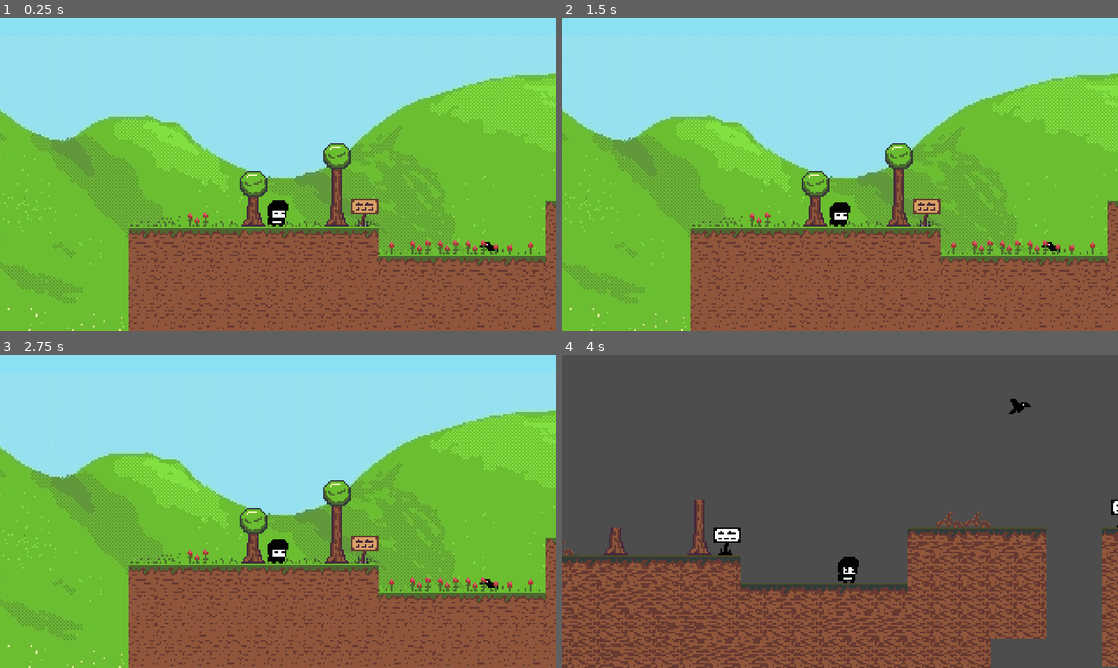
Above: before the commit, frames 1-4 (two rows, left to right).
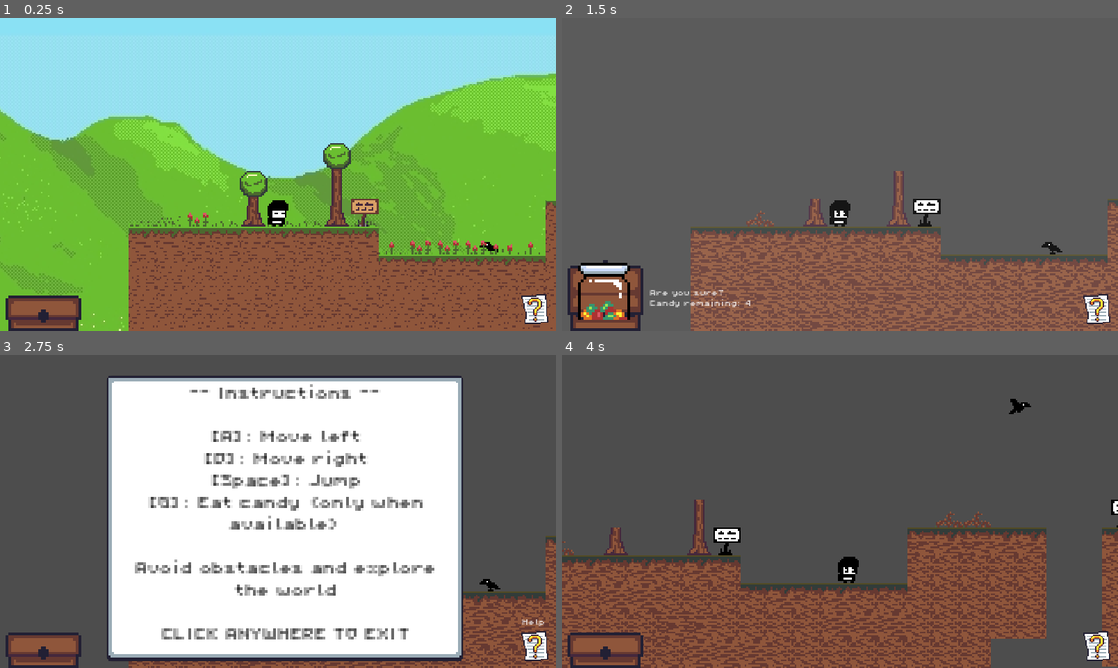
Above: after the commit, the same moments.

Repository: BobInVietnam/false-realitier
Game: Godot game, scene res://scenes/game.tscn
The game is run twice, just before and just after one commit, with the same random seed, the same clock (stepped at 60 frames per second) and the same inputs.
Inputs (mouse positions are in pixels of both pictures, inside the frame that each line leads up to):
- Up to frame 1 (0.25 s): no input
- Up to frame 2 (1.5 s): click (606, 309) at 0.5 s, where only the run after the commit has a clickable "Are you sure? Candy remaining…"; click (606, 287) at 1.25 s, where only the run after the commit has a clickable "Are you sure? Candy remaining…"
- Up to frame 3 (2.75 s): click (533, 646) at 2 s, where only the run after the commit has a clickable "Help"
- Up to frame 4 (4 s): move the mouse to (962, 495) at 2.77 s; hold D (move_right) from 2.78 s (still down); tap G (pill) at 2.85, 3.6 s; click (962, 495) at 2.92 s; move the mouse to (728, 527) at 3.52 s; click (728, 527) at 3.67 s

The runs differ from the first frame. In frame 1, 1.9% of the frame differs, in the area x 1-99%, y 88-100%; in frame 2, 86%; in frame 3, 97%, in the area x 0-100%, y 0-100%; in frame 4, 1.4%.

Commit message:
Second commit: Added GUI features (pill + help menu)

Diff:
--- a/project.godot
+++ b/project.godot
@@ -23,6 +23,16 @@
 
 [input]
 
+ui_accept={
+"deadzone": 0.5,
+"events": [Object(InputEventKey,"resource_local_to_scene":false,"resource_name":"","device":0,"window_id":0,"alt_pressed":false,"shift_pressed":false,"ctrl_pressed":false,"meta_pressed":false,"pressed":false,"keycode":4194309,"physical_keycode":0,"key_label":0,"unicode":0,"location":0,"echo":false,"script":null)
+]
+}
+ui_select={
+"deadzone": 0.5,
+"events": [Object(InputEventJoypadButton,"resource_local_to_scene":false,"resource_name":"","device":0,"button_index":3,"pressure":0.0,"pressed":false,"script":null)
+]
+}
 move_left={
 "deadzone": 0.5,
 "events": [Object(InputEventKey,"resource_local_to_scene":false,"resource_name":"","device":-1,"window_id":0,"alt_press …(191 unchanged characters)…
--- a/scenes/frab.gd
+++ b/scenes/frab.gd
@@ -75,6 +75,9 @@
 		animated_sprite_2d.animation = "trip_real";
 		isHurt.emit();
 
+func revive(checkpoint: Vector2) -> void:
+	position = checkpoint;
+	pstate = PlayerState.OK;
 
-func _on_area_2d_body_entered(body: Node2D) -> void:
+func _on_killzone_body_entered(body: Node2D) -> void:
 	hurt();
--- a/scenes/game.gd
+++ b/scenes/game.gd
@@ -4,18 +4,20 @@
 @onready var frab: CharacterBody2D = $Frab
 @onready var parallax_2d: Parallax2D = $Parallax2D
 @onready var signs: Node2D = $Signs
-@onready var hurt_timer: Timer = $Node/HurtTimer
-@onready var pill_timer: Timer = $Node/PillTimer
+@onready var hurt_timer: Timer = $Timer/HurtTimer
+@onready var pill_timer: Timer = $Timer/PillTimer
+@onready var animation_player: AnimationPlayer = $AnimationPlayer
+
+signal pill_number_update(pill_number: int)
 
 var isPilled: bool = false;
-var checkpoint: Vector2 = Vector2(0, -16);
+var checkpoint: Vector2 = Vector2(240, 350);
 var pill_time = 10;
 var use_count = 5;
 
 # Called when the node enters the scene tree for the first time.
 func _ready() -> void:
-	pass # Replace with function body.
-
+	pill_number_update.emit(use_count);
 
 # Called every frame. 'delta' is the elapsed time since the previous frame.
 func _process(delta: float) -> void:
@@ -33,11 +35,13 @@
 		if sign is Sign:
 			sign.get_node("Real").visible = true;
 			sign.get_node("Normal").visible = false;
+	animation_player.play("flash");
 	print("Pilled")
 	if use_count > 0:
 		pill_timer.start(pill_time);
 	use_count -= 1;
 	pill_time += 4;
+	pill_number_update.emit(use_count);
 
 func wear_out_pill() -> void:
 	tilemap.get_child(0).visible = false;
@@ -56,7 +60,12 @@
 	hurt_timer.start();
 
 func _on_hurt_timer_timeout() -> void:
-	get_tree().reload_current_scene()
+	frab.revive(checkpoint);
 
 func _on_pill_timer_timeout() -> void:
 	wear_out_pill();
+
+func _on_pill_button_pressed() -> void:
+	if (!isPilled):
+		take_pill();
+		isPilled = !isPilled;
--- a/scenes/game.tscn
+++ b/scenes/game.tscn
@@ -6,15 +6,75 @@
 [ext_resource type="Texture2D" uid="uid://isyebqe8cjmc" path="res://bg.jpg" id="4_jjr3w"]
 [ext_resource type="PackedScene" uid="uid://d21rmqeohya44" path="res://scenes/sign.tscn" id="5_rp4rd"]
 [ext_resource type="PackedScene" uid="uid://dmxetnochjt6n" path="res://scenes/sign_bird.tscn" id="6_x3w0y"]
+[ext_resource type="Texture2D" uid="uid://besuevoj472b8" path="res://sprites32.png" id="7_dpsoa"]
+[ext_resource type="Script" path="res://scenes/ui.gd" id="7_gu28s"]
+[ext_resource type="LabelSettings" uid="uid://bhb5xnjyy6acr" path="res://scenes/new_label_settings.tres" id="9_23ytu"]
+[ext_resource type="LabelSettings" uid="uid://ifkvq1liip2e" path="res://scenes/label_settings_white.tres" id="9_klx32"]
+[ext_resource type="Texture2D" uid="uid://cc224vxvpjxbu" path="res://npchatbox.png" id="10_rea7c"]
+
+[sub_resource type="Animation" id="Animation_c0qva"]
+resource_name = "flash"
+tracks/0/type = "value"
+tracks/0/imported = false
+tracks/0/enabled = true
+tracks/0/path = NodePath(".:color")
+tracks/0/interp = 1
+tracks/0/loop_wrap = true
+tracks/0/keys = {
+"times": PackedFloat32Array(0, 1),
+"transitions": PackedFloat32Array(1, 1),
+"update": 0,
+"values": [Color(1, 1, 1, 1), Color(1, 1, 1, 0)]
+}
+
+[sub_resource type="Animation" id="Animation_vxajj"]
+length = 0.001
+tracks/0/type = "value"
+tracks/0/imported = false
+tracks/0/enabled = true
+tracks/0/path = NodePath(".:color")
+tracks/0/interp = 1
+tracks/0/loop_wrap = true
+tracks/0/keys = {
+"times": PackedFloat32Array(0),
+"transitions": PackedFloat32Array(1),
+"update": 0,
+"values": [Color(1, 1, 1, 0)]
+}
+
+[sub_resource type="AnimationLibrary" id="AnimationLibrary_v0lsg"]
+_data = {
+"RESET": SubResource("Animation_vxajj"),
+"flash": SubResource("Animation_c0qva")
+}
 
 [sub_resource type="WorldBoundaryShape2D" id="WorldBoundaryShape2D_mvbh2"]
+
+[sub_resource type="AtlasTexture" id="AtlasTexture_uo3yf"]
+atlas = ExtResource("7_dpsoa")
+region = Rect2(0, 16, 32, 16)
+
+[sub_resource type="AtlasTexture" id="AtlasTexture_a6i1r"]
+atlas = ExtResource("7_dpsoa")
+region = Rect2(32, 0, 32, 32)
+
+[sub_resource type="AtlasTexture" id="AtlasTexture_tx24c"]
+atlas = ExtResource("7_dpsoa")
+region = Rect2(0, 32, 32, 32)
 
 [node name="Game" type="Node"]
 script = ExtResource("1_1d2ei")
+
+[node name="AnimationPlayer" type="AnimationPlayer" parent="."]
+root_node = NodePath("../UI/ColorRect")
+libraries = {
+"": SubResource("AnimationLibrary_v0lsg")
+}
 
 [node name="Frab" parent="." instance=ExtResource("1_x22vj")]
 z_index = 10
 position = Vector2(243, 372)
+metadata/_edit_lock_ = true
 
 [node name="Camera2D" type="Camera2D" parent="Frab"]
 offset = Vector2(0, -32)
@@ -26,22 +86,16 @@
 drag_top_margin = 0.5
 drag_bottom_margin = 0.1
 
-[node name="ColorRect" type="ColorRect" parent="Frab/Camera2D"]
-visible = false
-anchors_preset = -1
-offset_left = -160.0
-offset_top = -122.0
-offset_right = 160.0
-offset_bottom = 58.0
-
 [node name="Tilemap" parent="." instance=ExtResource("2_vm56o")]
 z_index = 5
 position = Vector2(243, 404)
+metadata/_edit_lock_ = true
 
 [node name="Parallax2D" type="Parallax2D" parent="."]
 scroll_scale = Vector2(0.5, 1)
 scroll_offset = Vector2(175, 376)
 repeat_size = Vector2(1024, 0)
+metadata/_edit_lock_ = true
 
 [node name="Sprite2D" type="Sprite2D" parent="Parallax2D"]
 position = Vector2(337, -120)
@@ -71,21 +125,136 @@
 [node name="Sign_Bird3" parent="Birds" instance=ExtResource("6_x3w0y")]
 position = Vector2(704, 256)
 
-[node name="Area2D" type="Area2D" parent="."]
+[node name="Killzone" type="Area2D" parent="."]
 position = Vector2(442, 514)
 
-[node name="CollisionShape2D" type="CollisionShape2D" parent="Area2D"]
+[node name="CollisionShape2D" type="CollisionShape2D" parent="Killzone"]
 shape = SubResource("WorldBoundaryShape2D_mvbh2")
 
-[node name="Node" type="Node" parent="."]
-
-[node name="HurtTimer" type="Timer" parent="Node"]
+[node name="Timer" type="Node" parent="."]
+
+[node name="HurtTimer" type="Timer" parent="Timer"]
 wait_time = 4.0
-
-[node name="PillTimer" type="Timer" parent="Node"]
+one_shot = true
+
+[node name="PillTimer" type="Timer" parent="Timer"]
 wait_time = 10.0
-
+one_shot = true
+
+[node name="UI" type="CanvasLayer" parent="."]
+script = ExtResource("7_gu28s")
+
+[node name="ColorRect" type="ColorRect" parent="UI"]
+anchors_preset = -1
+anchor_left = 0.065
+anchor_top = 0.349
+anchor_right = 0.065
+anchor_bottom = 0.349
+offset_left = -83.2
+offset_top = -251.28
+offset_right = 1196.8
+offset_bottom = 468.72
+color = Color(1, 1, 1, 0)
+metadata/_edit_use_anchors_ = true
+metadata/_edit_lock_ = true
+
+[node name="PillButton" type="TextureButton" parent="UI"]
+offset_top = 620.0
+offset_right = 100.0
+offset_bottom = 670.0
+grow_vertical = 0
+scale = Vector2(2, 2)
+texture_normal = SubResource("AtlasTexture_uo3yf")
+texture_hover = SubResource("AtlasTexture_a6i1r")
+stretch_mode = 5
+metadata/_edit_lock_ = true
+
+[node name="PillLabel" type="Label" parent="UI/PillButton"]
+layout_mode = 0
+offset_left = 100.5
+offset_top = 50.5
+offset_right = 216.5
+offset_bottom = 73.5
+text = "Are you sure?
+Candy remaining: X"
+label_settings = ExtResource("9_klx32")
+metadata/_edit_lock_ = true
+
+[node name="HelpButton" type="TextureButton" parent="UI"]
+offset_left = 1190.0
+offset_top = 631.0
+offset_right = 1230.0
+offset_bottom = 671.0
+scale = Vector2(2, 2)
+texture_normal = SubResource("AtlasTexture_tx24c")
+stretch_mode = 5
+metadata/_edit_lock_ = true
+
+[node name="HelpLabel" type="Label" parent="UI/HelpButton"]
+layout_mode = 0
+offset_left = 5.5
+offset_top = -13.5
+offset_right = 32.5
+offset_bottom = -3.5
+text = "Help
+"
+label_settings = ExtResource("9_klx32")
+metadata/_edit_lock_ = true
+
+[node name="DialogWindow" type="PanelContainer" parent="UI"]
+visible = false
+anchors_preset = 15
+anchor_right = 1.0
+anchor_bottom = 1.0
+offset_left = 246.0
+offset_top = 50.0
+offset_right = -829.0
+offset_bottom = -511.0
+grow_horizontal = 2
+grow_vertical = 2
+scale = Vector2(4, 4)
+metadata/_edit_lock_ = true
+
+[node name="NinePatchRect" type="NinePatchRect" parent="UI/DialogWindow"]
+layout_mode = 2
+texture = ExtResource("10_rea7c")
+patch_margin_left = 4
+patch_margin_top = 4
+patch_margin_right = 4
+patch_margin_bottom = 5
+
+[node name="MarginContainer" type="MarginContainer" parent="UI/DialogWindow"]
+layout_mode = 2
+theme_override_constants/margin_left = 5
+theme_override_constants/margin_top = 5
+theme_override_constants/margin_right = 5
+theme_override_constants/margin_bottom = 6
+
+[node name="Label" type="Label" parent="UI/DialogWindow/MarginContainer"]
+custom_minimum_size = Vector2(80, 0)
+layout_mode = 2
+text = "-- Instructions --
+
+[A]: Move left
+[D]: Move right
+[Space]: Jump
+[G]: Eat candy (only when available)
+
+Avoid obstacles and explore the world
+
+CLICK ANYWHERE TO EXIT"
+label_settings = ExtResource("9_23ytu")
+horizontal_alignment = 1
+autowrap_mode = 2
+
+[connection signal="pill_number_update" from="." to="UI" method="_on_game_pill_number_update"]
 [connection signal="isHurt" from="Frab" to="." method="_on_frab_is_hurt"]
-[connection signal="body_entered" from="Area2D" to="Frab" method="_on_area_2d_body_entered"]
-[connection signal="timeout" from="Node/HurtTimer" to="." method="_on_hurt_timer_timeout"]
-[connection signal="timeout" from="Node/PillTimer" to="." method="_on_pill_timer_timeout"]
+[connection signal="body_entered" from="Killzone" to="Frab" method="_on_killzone_body_entered"]
+[connection signal="timeout" from="Timer/HurtTimer" to="." method="_on_hurt_timer_timeout"]
+[connection signal="timeout" from="Timer/PillTimer" to="." method="_on_pill_timer_timeout"]
+[connection signal="mouse_entered" from="UI/PillButton" to="UI" method="_on_pill_button_mouse_entered"]
+[connection signal="mouse_exited" from="UI/PillButton" to="UI" method="_on_pill_button_mouse_exited"]
+[connection signal="pressed" from="UI/PillButton" to="." method="_on_pill_button_pressed"]
+[connection signal="mouse_entered" from="UI/HelpButton" to="UI" method="_on_help_button_mouse_entered"]
+[connection signal="mouse_exited" from="UI/HelpButton" to="UI" method="_on_help_button_mouse_exited"]
+[connection signal="pressed" from="UI/HelpButton" to="UI" method="_on_help_button_pressed"]
--- /dev/null
+++ b/scenes/label_settings_white.tres
@@ -0,0 +1,7 @@
+[gd_resource type="LabelSettings" load_steps=2 format=3 uid="uid://ifkvq1liip2e"]
+
+[ext_resource type="FontFile" uid="uid://dp13jdqosypj5" path="res://PixelOperator8.ttf" id="1_5n8t5"]
+
+[resource]
+font = ExtResource("1_5n8t5")
+font_size = 8
--- /dev/null
+++ b/scenes/ui.gd
@@ -0,0 +1,38 @@
+extends CanvasLayer
+
+@onready var pill_label: Label = $PillButton/PillLabel
+@onready var help_label: Label = $HelpButton/HelpLabel
+@onready var pill_button: TextureButton = $PillButton
+@onready var dialog_window: PanelContainer = $DialogWindow
+
+# Called when the node enters the scene tree for the first time.
+func _ready() -> void:
+	pill_label.visible = false;
+	help_label.visible = false;
+	dialog_window.visible = false;
+
+func _process(delta: float) -> void:
+	if Input.is_mouse_button_pressed(MOUSE_BUTTON_LEFT) and dialog_window.visible == true:
+		dialog_window.visible = false;
+
+func _on_pill_button_mouse_entered() -> void:
+	pill_label.visible = true;
+	pill_button.size.y *= 2;
+	pill_button.position.y -= 100;
+
+func _on_pill_button_mouse_exited() -> void:
+	pill_label.visible = false;
+	pill_button.size.y /= 2;
+	pill_button.position.y += 100;
+
+func _on_game_pill_number_update(pill_number: int) -> void:
+	pill_label.text = "Are you sure?\nCandy remaining: " + str(pill_number);
+
+func _on_help_button_mouse_entered() -> void:
+	help_label.visible = true;
+
+func _on_help_button_mouse_exited() -> void:
+	help_label.visible = false;
+
+func _on_help_button_pressed() -> void:
+	dialog_window.visible = true;
Not shown: 1 places in scenes/game.tscn that only renumber resources
Binary file changed: sprites.png
Binary file added: sprites32.png
Not shown, added: sprites32.png.import
Not shown, changed: .gitignore
Not shown, added: sprites.png~
